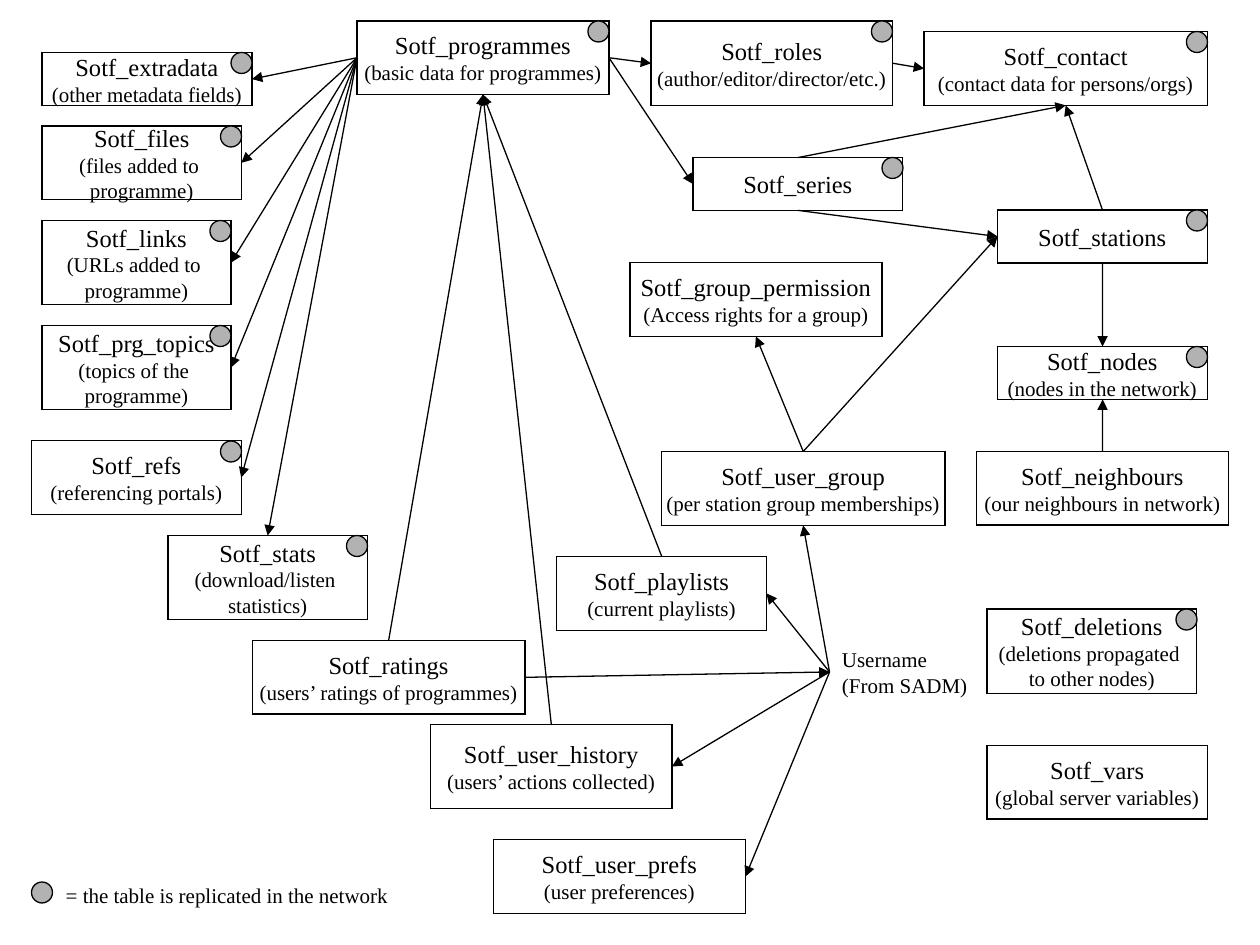
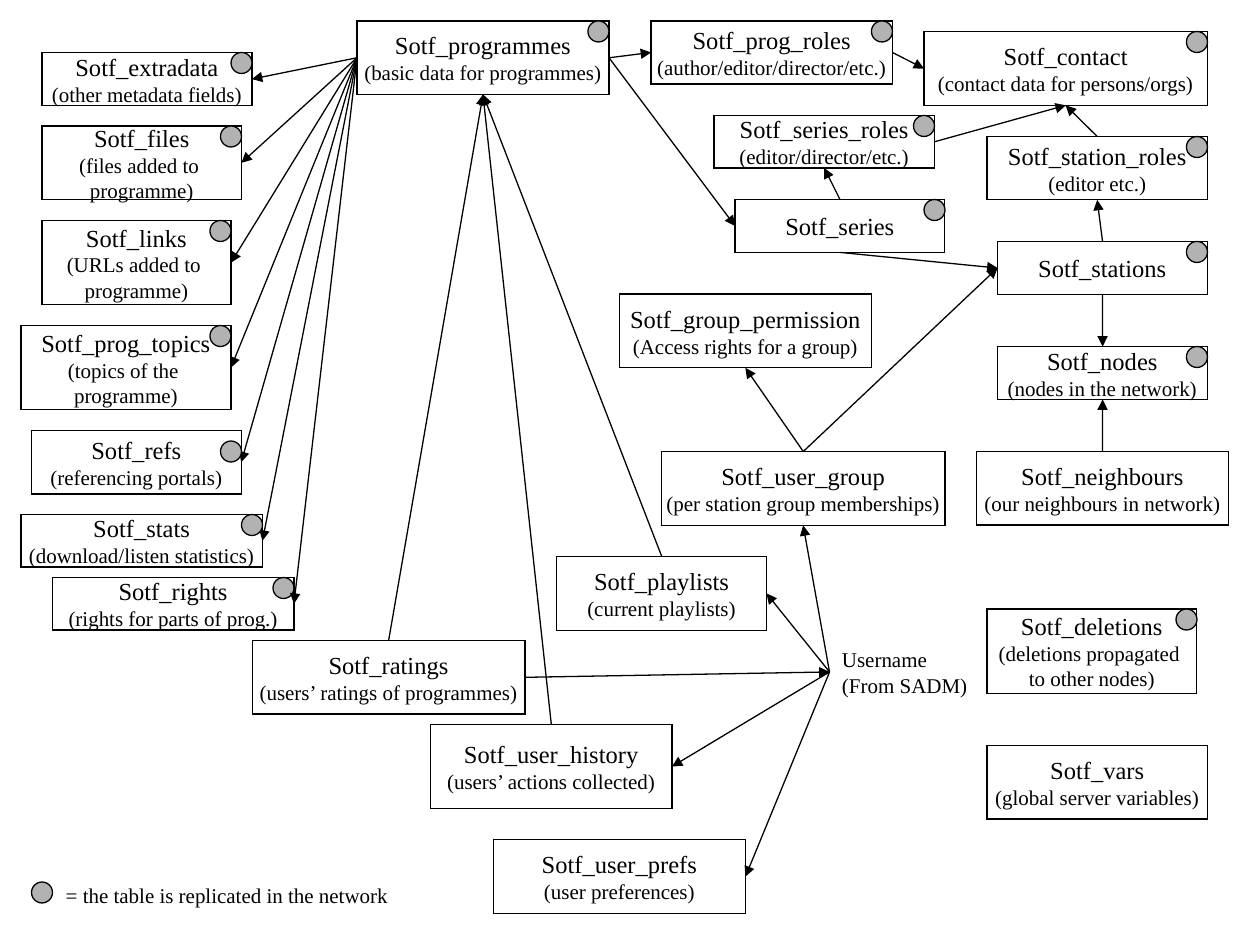
Before and after one commit to BackupTheBerlios/sotf, a slide deck: slide 1 of node/code/doc/db.ppt. Drawn at 1260x945 pixels with LibreOffice and Linux fonts; fonts in the diff are those of the drawing. Boxes give left, top, right and bottom in pixels: in the first picture for what was removed or moved away, otherwise in the second. Text is boxed around its words. In the diff, an @@ line names an element or a change of style, - is before the commit and + after.

```diff
--- a/node/code/doc/db.ppt
+++ b/node/code/doc/db.ppt
@@ rectangle "Sotf_prog_roles" resized from (x1=651, y1=21, x2=893, y2=106) to (x1=651, y1=21, x2=893, y2=84) @@
@@ arrow moved from (357, 58) - (241, 478) to (357, 58) - (241, 462) @@
@@ arrow moved from (357, 58) - (267, 536) to (357, 58) - (262, 541) @@
@@ arrow added from (357, 58) to (294, 604), #000000 0.74 pt @@
@@ arrow moved from (609, 58) - (651, 63) to (609, 58) - (651, 53) @@
@@ arrow moved from (609, 58) - (693, 184) to (609, 58) - (735, 226) @@
@@ text in rectangle at (x1=693, y1=31, x2=851, y2=55): text changed @@
-Sotf_roles
+Sotf_prog_roles
@@ arrow moved from (892, 63) - (924, 68) to (892, 53) - (924, 68) @@
@@ rectangle added at (x1=714, y1=116, x2=935, y2=169), outline #000000 0.74 pt, 12 pt, text #000000 @@
+Sotf_series_roles
+(editor/director/etc.)
@@ ellipse moved from (x1=882, y1=158, x2=903, y2=179) to (x1=914, y1=116, x2=935, y2=137) @@
@@ arrow moved from (798, 158) - (1066, 106) to (935, 142) - (1066, 106) @@
@@ arrow moved from (1102, 210) - (1066, 106) to (1097, 136) - (1066, 106) @@
@@ rectangle added at (x1=987, y1=136, x2=1207, y2=199), outline #000000 0.74 pt, 14 pt, text #000000 @@
+Sotf_station_roles
+(editor etc.)
@@ ellipse added at (x1=1187, y1=136, x2=1208, y2=158), fill #B2B2B2, outline #000000 0.74 pt @@
@@ arrow added from (840, 199) to (824, 168), #000000 0.74 pt @@
@@ rectangle "Sotf_series" moved from (x1=693, y1=158, x2=902, y2=210) to (x1=735, y1=199, x2=944, y2=252) @@
@@ ellipse added at (x1=924, y1=199, x2=945, y2=220), fill #B2B2B2, outline #000000 0.74 pt @@
@@ arrow added from (1102, 242) to (1097, 200), #000000 0.74 pt @@
@@ arrow moved from (803, 451) - (998, 237) to (803, 451) - (998, 268) @@
@@ arrow moved from (798, 210) - (998, 237) to (840, 252) - (998, 268) @@
@@ rectangle "Sotf_stations" moved from (x1=998, y1=210, x2=1207, y2=263) to (x1=998, y1=242, x2=1207, y2=295) @@
@@ ellipse moved from (x1=1187, y1=210, x2=1208, y2=232) to (x1=1187, y1=242, x2=1208, y2=263) @@
@@ rectangle "Sotf_group_permission" moved from (x1=630, y1=262, x2=882, y2=336) to (x1=620, y1=294, x2=872, y2=368) @@
@@ arrow moved from (1102, 263) - (1102, 346) to (1102, 295) - (1102, 346) @@
@@ rectangle "Sotf_prog_topics" resized from (x1=42, y1=325, x2=231, y2=410) to (x1=21, y1=325, x2=232, y2=410) @@
@@ text in rectangle at (x1=41, y1=333, x2=210, y2=357): text changed @@
-Sotf_prg_topics
+Sotf_prog_topics
@@ arrow moved from (804, 451) - (756, 336) to (804, 451) - (746, 368) @@
@@ rectangle "Sotf_refs" resized from (x1=32, y1=441, x2=241, y2=515) to (x1=32, y1=431, x2=241, y2=494) @@
@@ rectangle "Sotf_stats" resized from (x1=168, y1=536, x2=367, y2=620) to (x1=21, y1=514, x2=263, y2=567) @@
@@ ellipse added at (x1=242, y1=514, x2=263, y2=536), fill #B2B2B2, outline #000000 0.74 pt @@
@@ text in rectangle at (x1=29, y1=548, x2=254, y2=568): text changed @@
-(download/listen
-statistics)
+(download/listen statistics)
@@ rectangle added at (x1=53, y1=577, x2=295, y2=630), outline #000000 0.74 pt, 12 pt, text #000000 @@
+Sotf_rights
+(rights for parts of prog.)
@@ ellipse moved from (x1=346, y1=536, x2=368, y2=557) to (x1=273, y1=577, x2=295, y2=598) @@
```
Also in this commit, not shown: 2 other files.
